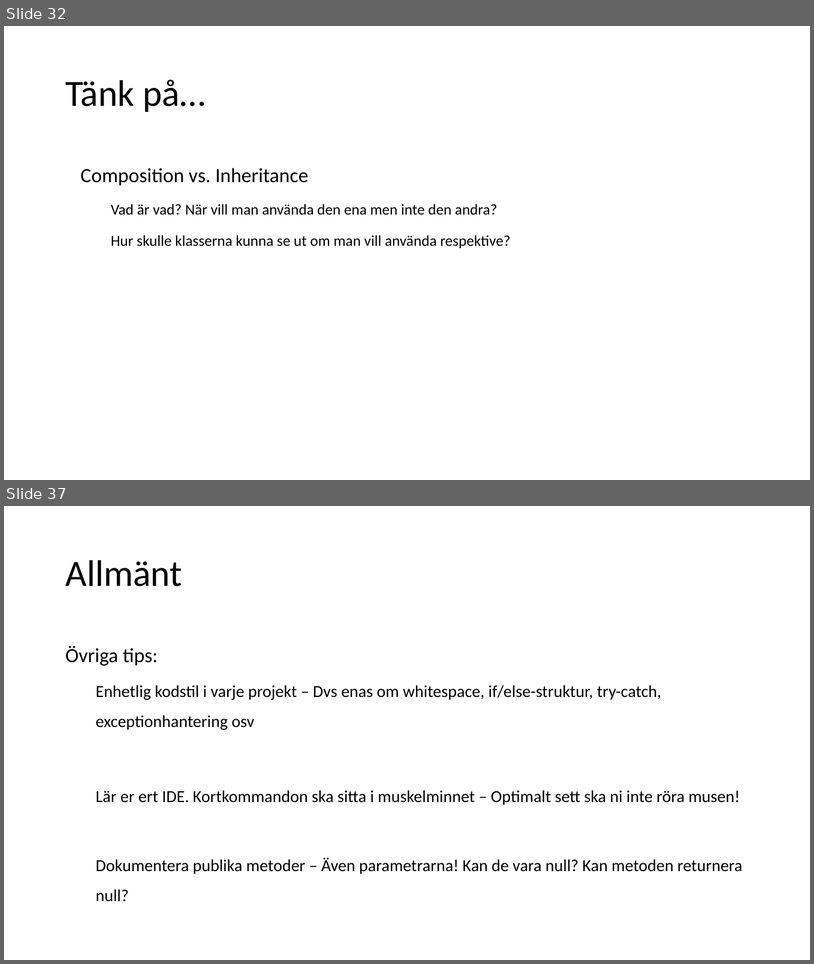
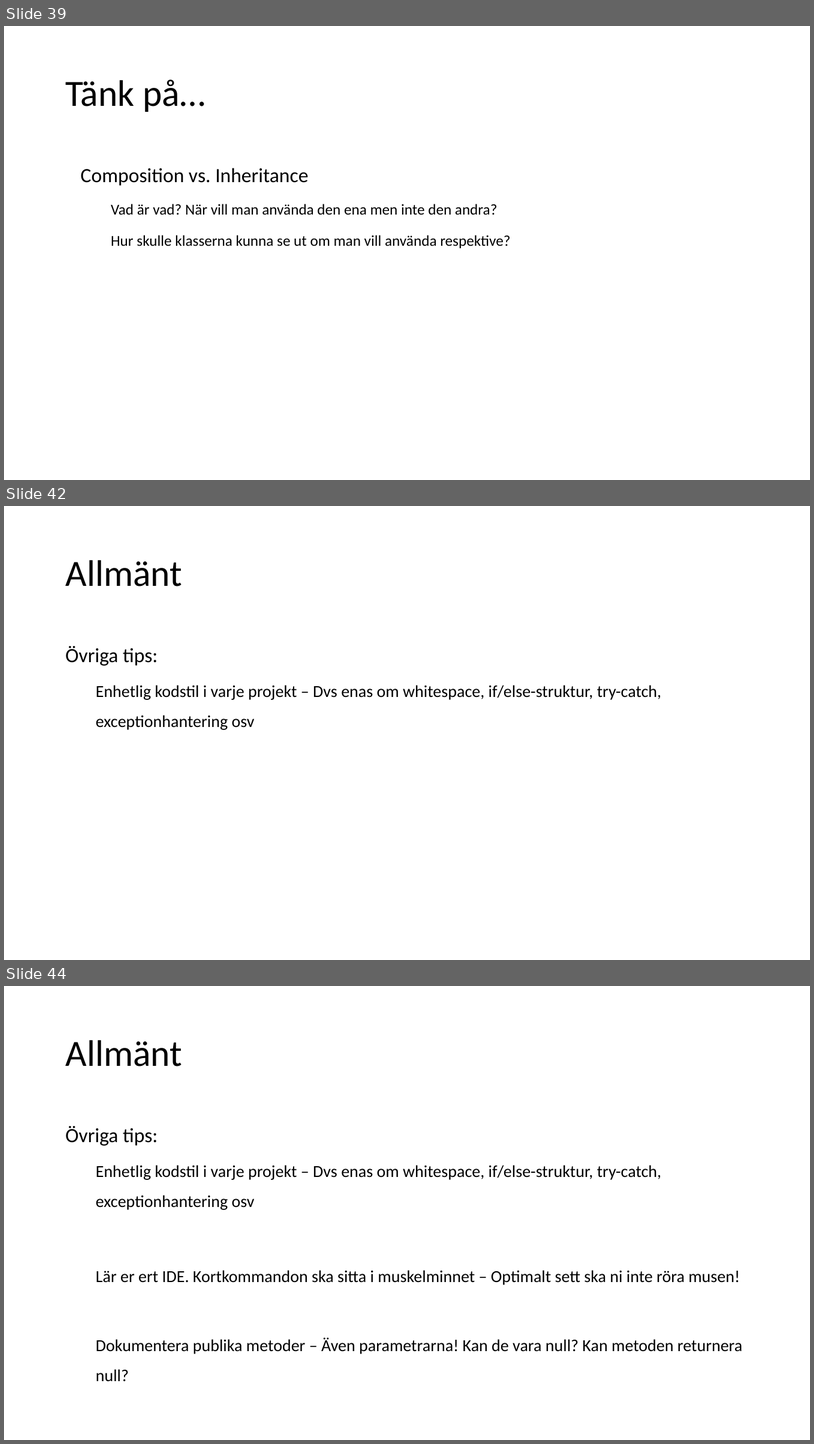
Before and after one commit to aludkiewicz/kodarskolan, a slide deck: Kodarskolan.pptx. Shown one above the other, each under a label of ours: slides 32 and 37 before the commit, slides 39, 42 and 44 after it; the slides between them are not shown. The pictures are 814x964 and 814x1444 pixels, drawn with LibreOffice and Linux fonts; fonts in the diff are those of the drawing. Boxes give left, top, right and bottom in pixels: in the first picture for what was removed or moved away, otherwise in the second. Text is boxed around its words. In the diff, an @@ line names an element or a change of style, - is before the commit and + after.

```diff
--- a/Kodarskolan.pptx
+++ b/Kodarskolan.pptx
@@ slide 42 added at (4,506,810,960), background #FFFFFF @@
@@ title added at (65,560,182,586), 44 pt, text #000000 @@
+Allmänt
@@ text added at (65,646,662,730), 20 pt, text #000000 @@
+Övriga tips:
+  Enhetlig kodstil i varje projekt – Dvs enas om whitespace, if/else-struktur, try-catch, exceptionhantering osv
@@ what was slide 32 is now slide 39 @@
@@ what was slide 37 is now slide 44 @@
```
Also in this commit, not shown: 8 slides changed, 9 other slides added, 2 slides removed, 1 other file.
